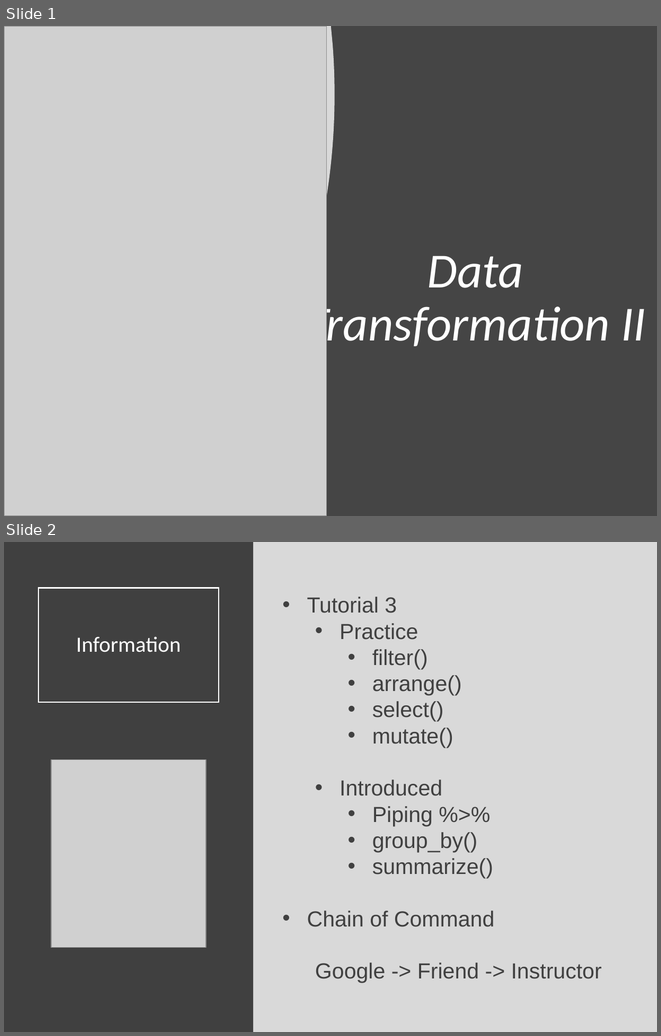
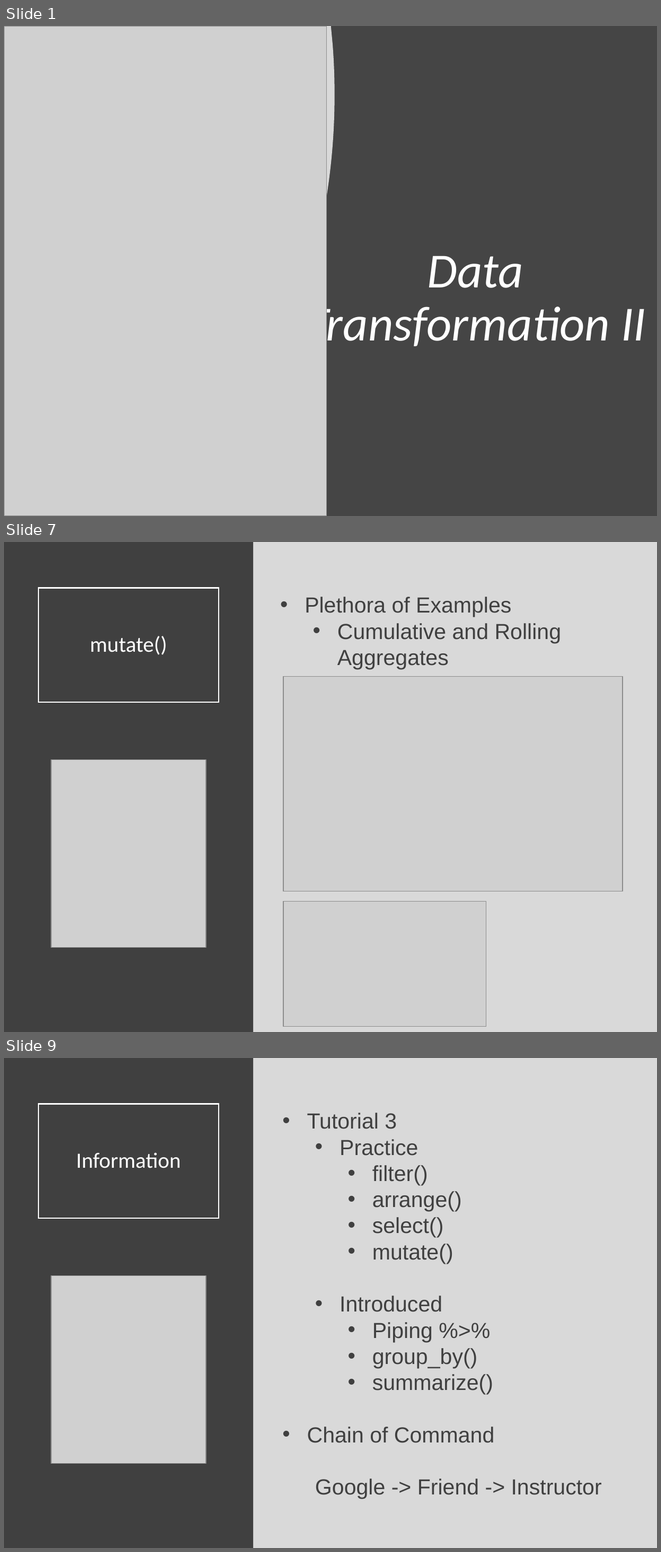
Before and after one commit to Yixf-Self/STOR320_WEBSITE, a slide deck: Lecture/Lecture 5/Lecture 5.pptx. Shown one above the other, each under a label of ours: slides 1 and 2 before the commit, slides 1, 7 and 9 after it; the slides between them are not shown. The pictures are 661x1036 and 661x1552 pixels, drawn with LibreOffice and Linux fonts; fonts in the diff are those of the drawing; grey boxes stand for pictures. Boxes give left, top, right and bottom in pixels: in the first picture for what was removed or moved away, otherwise in the second. Text is boxed around its words. In the diff, an @@ line names an element or a change of style, - is before the commit and + after.

```diff
--- a/Lecture/Lecture 5/Lecture 5.pptx
+++ b/Lecture/Lecture 5/Lecture 5.pptx
@@ slide 7 added at (x1=4, y1=542, x2=657, y2=1032), background #D9D9D9 @@
@@ rectangle added at (x1=4, y1=542, x2=254, y2=1032), fill #404040 @@
@@ title added at (x1=38, y1=588, x2=219, y2=702), outline #FFFFFF 1.5 pt, 24 pt, text #FFFFFF @@
+mutate()
@@ text added at (x1=305, y1=597, x2=562, y2=669), 24 pt, text #404040 @@
+• Plethora of Examples
+  • Cumulative and Rolling Aggregates
@@ picture added at (x1=283, y1=677, x2=623, y2=891) @@
@@ picture added at (x1=51, y1=759, x2=206, y2=947) @@
@@ picture added at (x1=283, y1=901, x2=486, y2=1026) @@
@@ what was slide 2 is now slide 9 @@
```
Also in this commit, not shown: 6 other slides added, 3 other files.
